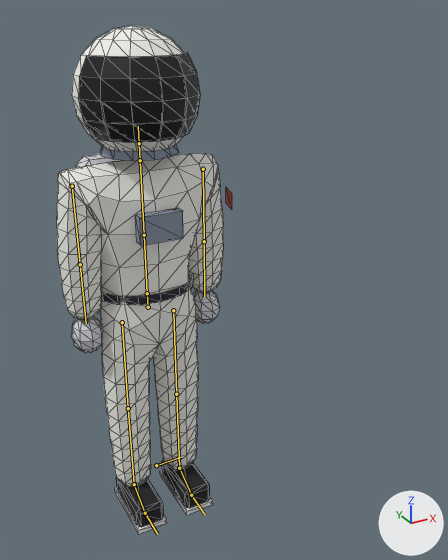
What one commit did to the glTF model public/models/lou-gnar.glb.
Before and after are seen from a 50 mm camera at (-0.8, -2.07, 1.98) aimed at (0.27, -0.13, 1.01). The lights are fixed; the arrows at lower right show +X, +Y and +Z. The first picture is the older version. The bones that change, and the others that lie on the model, are drawn over the model as lines. Mesh edges are drawn as thin lines.

The first picture shows 'LouGnar'.
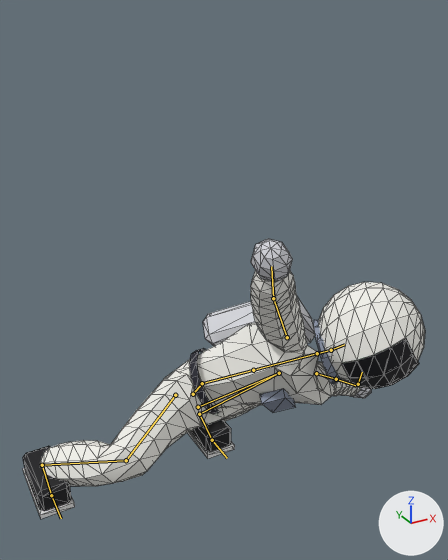
The newer file adds an action. The first version stands in its rest pose; the second is drawn at frame 4 of the action 'slam'.

Boxes (x1, y1, x2, y2) around the edits, measured in the pictures (448 x 560 px):
```json
{"object": "LouGnar", "change": "posed", "before": [57, 25, 232, 534], "after": [23, 239, 425, 519], "on screen": "129% wider, 45% shorter"}
{"bone": "Hips", "before": "(148, 307) to (147, 293)", "after": "(193, 394) to (202, 383)"}
{"bone": "LeftUpLeg", "before": "(173, 310) to (176, 394)", "after": "(198, 407) to (279, 373)"}
{"bone": "LeftLeg", "before": "(176, 394) to (179, 468)", "after": "(279, 373) to (199, 414)"}
{"bone": "LeftFoot", "before": "(179, 468) to (191, 495)", "after": "(199, 414) to (212, 440)"}
{"bone": "RightUpLeg", "before": "(122, 322) to (128, 408)", "after": "(175, 395) to (126, 460)"}
{"bone": "RightLeg", "before": "(128, 408) to (134, 484)", "after": "(126, 460) to (42, 465)"}
{"bone": "RightFoot", "before": "(134, 484) to (145, 513)", "after": "(42, 465) to (51, 495)"}
{"bone": "Spine", "before": "(147, 293) to (144, 235)", "after": "(202, 383) to (253, 370)"}
{"bone": "LeftArm", "before": "(203, 169) to (204, 241)", "after": "(316, 373) to (336, 379)"}
{"bone": "LeftForeArm", "before": "(204, 241) to (204, 296)", "after": "(336, 379) to (355, 385)"}
{"bone": "Head", "before": "(139, 143) to (138, 126)", "after": "(331, 350) to (344, 344)"}
{"bone": "RightArm", "before": "(72, 186) to (80, 264)", "after": "(287, 337) to (273, 298)"}
{"bone": "RightForeArm", "before": "(80, 264) to (86, 323)", "after": "(273, 298) to (271, 266)"}
```

The change, as JSON lines over the scene's bpy script:
```json
{"block": "bone_hips", "where": "bone_hips = bpy.data.objects['LouGnarRig'].pose.bones['Hips']"}
{"op": "set", "path": "bone_hips.location", "old": "(0.0, 0.0, 0.0)", "new": "(0.187, -0.466, 0.0)"}
{"op": "set", "path": "bone_hips.rotation_quaternion", "old": "(1.0, 0.0, 0.0, 0.0)", "new": "(0.901, 0.07, 0.159, -0.398)", "note": "degrees (0, 0, 0) -> degrees (0, 20, -48)"}
{"block": "bone_leftupleg", "where": "bone_leftupleg = bpy.data.objects['LouGnarRig'].pose.bones['LeftUpLeg']  # child of 'Hips'"}
{"op": "set", "path": "bone_leftupleg.rotation_quaternion", "old": "(1.0, 0.0, 0.0, 0.0)", "new": "(0.153, -0.518, 0.192, -0.819)", "note": "degrees (0, 0, 0) -> degrees (-51, -52, -133)"}
{"block": "bone_leftleg", "where": "bone_leftleg = bpy.data.objects['LouGnarRig'].pose.bones['LeftLeg']  # child of 'LeftUpLeg'"}
{"op": "set", "path": "bone_leftleg.rotation_quaternion", "old": "(1.0, 0.0, 0.0, 0.0)", "new": "(0.018, 0.447, -0.048, 0.893)", "note": "degrees (0, 0, 0) -> degrees (-7, -53, -179)"}
{"block": "bone_leftfoot", "where": "bone_leftfoot = bpy.data.objects['LouGnarRig'].pose.bones['LeftFoot']  # child of 'LeftLeg'"}
{"op": "set", "path": "bone_leftfoot.rotation_quaternion", "old": "(1.0, 0.0, 0.0, 0.0)", "new": "(0.856, -0.194, 0.429, -0.214)", "note": "degrees (0, 0, 0) -> degrees (-43, 41, -45)"}
{"block": "bone_rightupleg", "where": "bone_rightupleg = bpy.data.objects['LouGnarRig'].pose.bones['RightUpLeg']  # child of 'Hips'"}
{"op": "set", "path": "bone_rightupleg.rotation_quaternion", "old": "(1.0, 0.0, 0.0, 0.0)", "new": "(0.849, -0.339, 0.319, 0.249)", "note": "degrees (0, 0, 0) -> degrees (-36, 45, 17)"}
{"block": "bone_rightleg", "where": "bone_rightleg = bpy.data.objects['LouGnarRig'].pose.bones['RightLeg']  # child of 'RightUpLeg'"}
{"op": "set", "path": "bone_rightleg.rotation_quaternion", "old": "(1.0, 0.0, 0.0, 0.0)", "new": "(0.629, 0.656, -0.393, -0.14)", "note": "degrees (0, 0, 0) -> degrees (100, -18, -47)"}
{"block": "bone_rightfoot", "where": "bone_rightfoot = bpy.data.objects['LouGnarRig'].pose.bones['RightFoot']  # child of 'RightLeg'"}
{"op": "set", "path": "bone_rightfoot.rotation_quaternion", "old": "(1.0, 0.0, 0.0, 0.0)", "new": "(0.81, -0.435, 0.351, -0.175)", "note": "degrees (0, 0, 0) -> degrees (-66, 25, -40)"}
{"block": "bone_spine", "where": "bone_spine = bpy.data.objects['LouGnarRig'].pose.bones['Spine']  # child of 'Hips'"}
{"op": "set", "path": "bone_spine.rotation_quaternion", "old": "(1.0, 0.0, 0.0, 0.0)", "new": "(0.949, 0.316, 0.006, -0.019)", "note": "degrees (0, 0, 0) -> degrees (37, 1, -2)"}
{"block": "bone_leftarm", "where": "bone_leftarm = bpy.data.objects['LouGnarRig'].pose.bones['LeftArm']  # child of 'Spine1'"}
{"op": "set", "path": "bone_leftarm.rotation_quaternion", "old": "(1.0, 0.0, 0.0, 0.0)", "new": "(0.574, -0.249, -0.311, -0.715)", "note": "degrees (0, 0, 0) -> degrees (13, -46, -108)"}
{"block": "bone_leftforearm", "where": "bone_leftforearm = bpy.data.objects['LouGnarRig'].pose.bones['LeftForeArm']  # child of 'LeftArm'"}
{"op": "set", "path": "bone_leftforearm.rotation_quaternion", "old": "(1.0, 0.0, 0.0, 0.0)", "new": "(0.997, -0.073, 0.0, 0.0)", "note": "degrees (0, 0, 0) -> degrees (-8, 0, 0)"}
{"block": "bone_head", "where": "bone_head = bpy.data.objects['LouGnarRig'].pose.bones['Head']  # child of 'Neck'"}
{"op": "set", "path": "bone_head.rotation_quaternion", "old": "(1.0, 0.0, 0.0, 0.0)", "new": "(0.967, -0.061, 0.247, 0.015)", "note": "degrees (0, 0, 0) -> degrees (-7, 29, 0)"}
{"block": "bone_rightarm", "where": "bone_rightarm = bpy.data.objects['LouGnarRig'].pose.bones['RightArm']  # child of 'Spine1'"}
{"op": "set", "path": "bone_rightarm.rotation_quaternion", "old": "(1.0, 0.0, 0.0, 0.0)", "new": "(0.597, -0.233, 0.279, 0.715)", "note": "degrees (0, 0, 0) -> degrees (9, 42, 104)"}
{"block": "bone_rightforearm", "where": "bone_rightforearm = bpy.data.objects['LouGnarRig'].pose.bones['RightForeArm']  # child of 'RightArm'"}
{"op": "set", "path": "bone_rightforearm.rotation_quaternion", "old": "(1.0, 0.0, 0.0, 0.0)", "new": "(0.995, -0.096, 0.0, 0.0)", "note": "degrees (0, 0, 0) -> degrees (-11, 0, 0)"}
```
